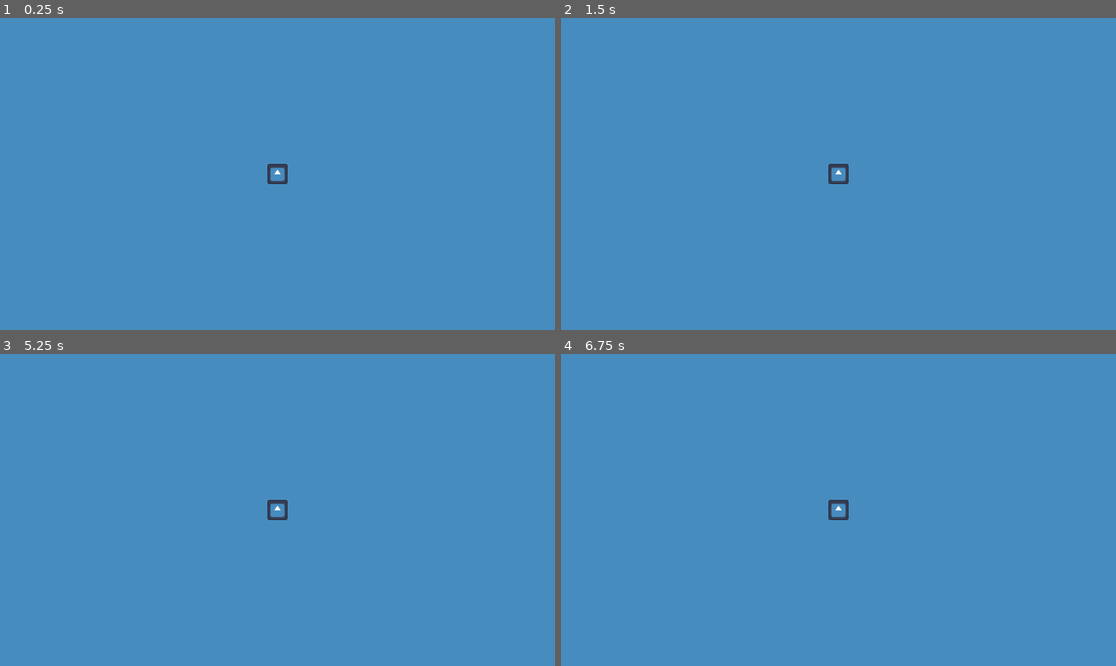
Above: before the commit, frames 1-4 (two rows, left to right).
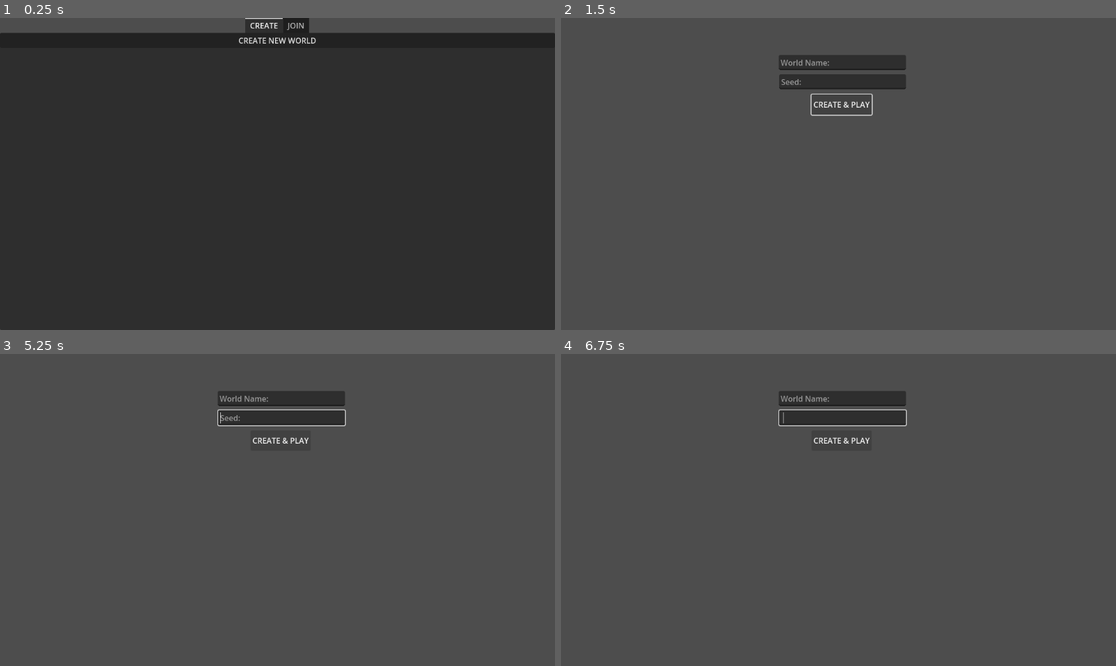
Above: after the commit, the same moments.

Repository: Alonzo-Jhon-Llyod-BSCS21A1/Forbidden_Mine
Game: Godot game, scene res://control.tscn
Same seed, same stepped clock (60 frames per second), same inputs: the game is played once before the commit and once after it. Before the commit the project starts from res://node_2d.tscn. The engine's default icon, where the game draws it, is replaced by a stand-in: a white triangle on a blue panel in a dark square.
Inputs (mouse positions are in pixels of both pictures, inside the frame that each line leads up to):
- Up to frame 1 (0.25 s): no input
- Up to frame 2 (1.5 s): click (838, 39) at 0.5 s, where only the run after the commit has a clickable "CREATE NEW WORLD"; click (844, 105) at 1.25 s, where only the run after the commit has a clickable "CREATE & PLAY"
- Up to frame 3 (5.25 s): click (283, 441) at 2 s, where only the run after the commit has a clickable "CREATE & PLAY"; tap Enter at 2.75, 4.25 s; hold Right (ui_right) 2.78-3.53 s; tap Space at 3.5, 5 s; hold Down (ui_down) 3.53-4.28 s; hold Right (ui_right) 4.28-5.03 s; hold Up (ui_up) from 5.03 s (still down)
- Up to frame 4 (6.75 s): tap Enter at 5.75 s; release Up (ui_up) at 5.78 s; hold Left (ui_left) from 5.78 s (still down); tap Space at 6.5 s

The runs differ from the first frame. In frame 1, 100% of the frame differs, in the area x 0-100%, y 0-100%; in frame 2, 100%; in frame 3, 100%; in frame 4, 100%.
Error before the commit: Attempt to call function 'get_length' in base 'null instance' on a null instance. (res://Worldgen.gd:231)
Error after the commit: Attempt to call function 'get_as_text' in base 'null instance' on a null instance. (res://control.gd:18)

Commit message:
Test UI flow

Diff:
--- /dev/null
+++ b/forbiddenmine/Create.tscn
@@ -0,0 +1,38 @@
+[gd_scene load_steps=2 format=3 uid="uid://d35vcvk5hoep7"]
+
+[ext_resource type="Script" path="res://create.gd" id="1_3qhyl"]
+
+[node name="Control" type="Control"]
+layout_mode = 3
+anchors_preset = 15
+anchor_right = 1.0
+anchor_bottom = 1.0
+grow_horizontal = 2
+grow_vertical = 2
+script = ExtResource("1_3qhyl")
+
+[node name="LineEdit" type="LineEdit" parent="."]
+layout_mode = 0
+offset_left = 452.0
+offset_top = 77.0
+offset_right = 716.0
+offset_bottom = 108.0
+placeholder_text = "World Name:"
+
+[node name="LineEdit2" type="LineEdit" parent="."]
+layout_mode = 0
+offset_left = 453.0
+offset_top = 117.0
+offset_right = 716.0
+offset_bottom = 148.0
+placeholder_text = "Seed:"
+
+[node name="Button" type="Button" parent="."]
+layout_mode = 0
+offset_left = 520.0
+offset_top = 159.0
+offset_right = 645.0
+offset_bottom = 201.0
+text = "CREATE & PLAY"
+
+[connection signal="pressed" from="Button" to="." method="_on_button_pressed"]
--- /dev/null
+++ b/forbiddenmine/control.gd
@@ -0,0 +1,23 @@
+extends Control
+@onready var v_box_container: VBoxContainer = $TabContainer/CREATE/VBoxContainer
+var file_path = "user://WorldList"
+var world_list = []
+func _ready() -> void:
+	check_worldlist()
+	for i in world_list:
+		var label = Label.new()
+		label.text = i
+		v_box_container.add_child(label)
+
+func _on_button_pressed() -> void:
+	get_tree().change_scene_to_file("res://Create.tscn")
+	pass
+
+func check_worldlist():
+	var save_file = FileAccess.open(file_path, FileAccess.READ)
+	var json_string = save_file.get_as_text()
+	save_file.close()
+	var json = JSON.new()
+	var parse_result = json.parse(json_string)
+	var save_data = json.get_data()
+	world_list = save_data
--- /dev/null
+++ b/forbiddenmine/control.tscn
@@ -0,0 +1,45 @@
+[gd_scene load_steps=2 format=3 uid="uid://b4antqql4c4a"]
+
+[ext_resource type="Script" path="res://control.gd" id="1_p5iyp"]
+
+[node name="Control" type="Control"]
+layout_mode = 3
+anchors_preset = 15
+anchor_right = 1.0
+anchor_bottom = 1.0
+grow_horizontal = 2
+grow_vertical = 2
+script = ExtResource("1_p5iyp")
+
+[node name="TabContainer" type="TabContainer" parent="."]
+layout_mode = 1
+anchors_preset = 15
+anchor_right = 1.0
+anchor_bottom = 1.0
+grow_horizontal = 2
+grow_vertical = 2
+tab_alignment = 1
+current_tab = 0
+
+[node name="CREATE" type="TabBar" parent="TabContainer"]
+layout_mode = 2
+metadata/_tab_index = 0
+
+[node name="VBoxContainer" type="VBoxContainer" parent="TabContainer/CREATE"]
+layout_mode = 1
+anchors_preset = 15
+anchor_right = 1.0
+anchor_bottom = 1.0
+grow_horizontal = 2
+grow_vertical = 2
+
+[node name="Button" type="Button" parent="TabContainer/CREATE/VBoxContainer"]
+layout_mode = 2
+text = "CREATE NEW WORLD"
+
+[node name="JOIN" type="TabBar" parent="TabContainer"]
+visible = false
+layout_mode = 2
+metadata/_tab_index = 1
+
+[connection signal="pressed" from="TabContainer/CREATE/VBoxContainer/Button" to="." method="_on_button_pressed"]
--- /dev/null
+++ b/forbiddenmine/create.gd
@@ -0,0 +1,40 @@
+extends Control
+@onready var line_edit: LineEdit = $LineEdit
+
+var world_list = []
+var new_world
+var file_path = "user://WorldList"
+
+func _on_button_pressed() -> void:
+	new_world = line_edit.text.strip_edges()
+	if new_world.is_empty():
+		print("aba")
+	else:
+		if FileAccess.file_exists(file_path):
+			check_worldlist()
+			if new_world in world_list:
+				print("meron na po")
+			else:
+				save_world()
+				get_tree().change_scene_to_file("res://node_2d.tscn")
+		else:
+			save_world()
+			print(world_list)
+			get_tree().change_scene_to_file("res://node_2d.tscn")
+	pass
+
+func check_worldlist():
+	var save_file = FileAccess.open(file_path, FileAccess.READ)
+	var json_string = save_file.get_as_text()
+	save_file.close()
+	var json = JSON.new()
+	var parse_result = json.parse(json_string)
+	var save_data = json.get_data()
+	world_list = save_data
+
+func save_world():
+	world_list.append(new_world)
+	var save_file = FileAccess.open(file_path, FileAccess.WRITE)
+	var json_string = JSON.stringify(world_list)
+	save_file.store_string(json_string)
+	save_file.close()
--- a/forbiddenmine/main_menu.tscn
+++ /dev/null
@@ -1,3 +0,0 @@
-[gd_scene format=3 uid="uid://b60i2exy0hiom"]
-
-[node name="Node2D" type="Node2D"]
--- a/forbiddenmine/node_2d.tscn
+++ b/forbiddenmine/node_2d.tscn
@@ -155,7 +155,7 @@
 texture = ExtResource("3_fdor4")
 
 [node name="TileMapLayer" type="TileMapLayer" parent="."]
-scale = Vector2(3, 3)
+scale = Vector2(5, 5)
 tile_set = SubResource("TileSet_okwpe")
 script = ExtResource("1_bore3")
 noise_height_text = SubResource("NoiseTexture2D_1uhbx")
--- a/forbiddenmine/project.godot
+++ b/forbiddenmine/project.godot
@@ -11,7 +11,7 @@
 [application]
 
 config/name="ForbiddenMine"
-run/main_scene="res://node_2d.tscn"
+run/main_scene="res://control.tscn"
 config/features=PackedStringArray("4.3", "Mobile")
 config/icon="res://icon.svg"
 
